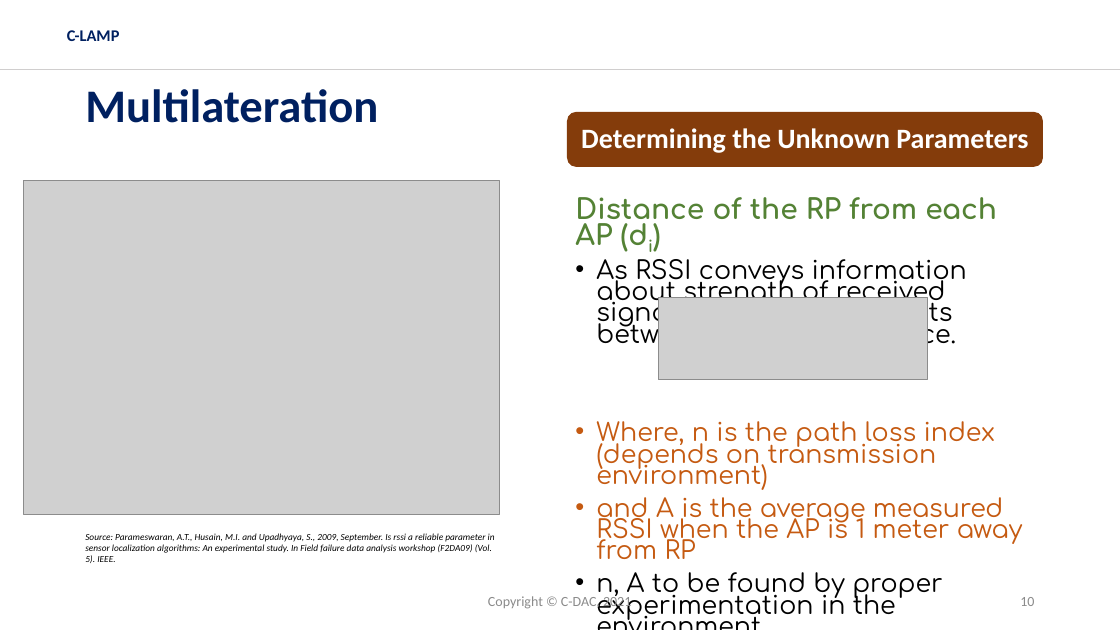
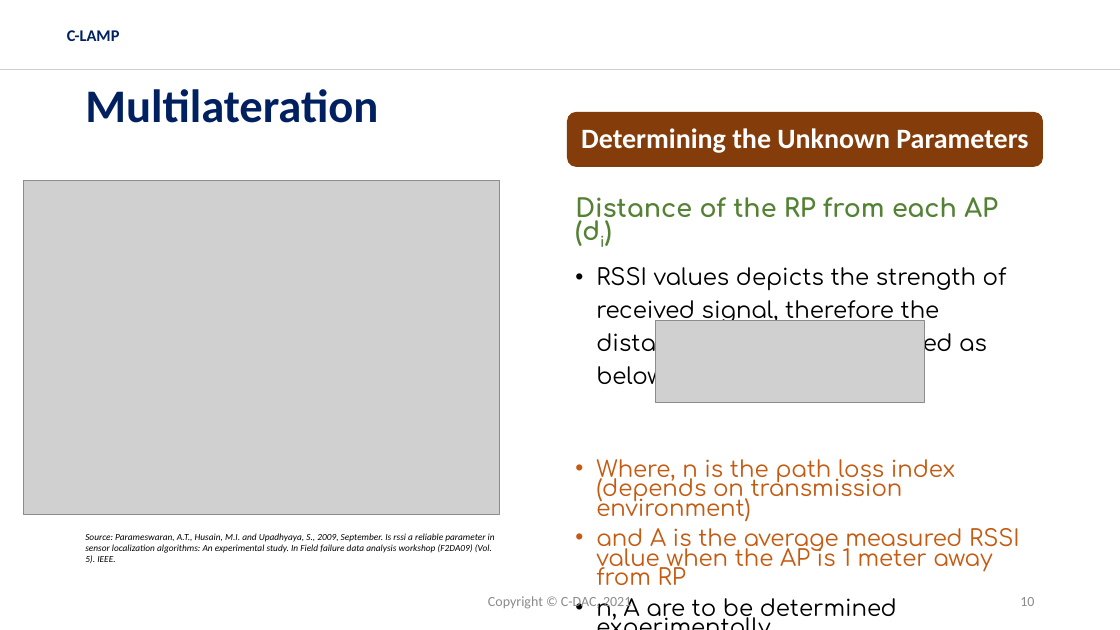
Before and after one commit to ITU-AI-ML-in-5G-Challenge/CLAMP-ML5G-PS-016, a slide deck: slide 10 of ITUT-5G-AIML-GrandFinale-CLAMP.pptx. Drawn at 1120x630 pixels with LibreOffice and Linux fonts; fonts in the diff are those of the drawing; grey boxes stand for pictures; background and template pictures are left out. Boxes give left, top, right and bottom in pixels: in the first picture for what was removed or moved away, otherwise in the second. Text is boxed around its words. In the diff, an @@ line names an element or a change of style, - is before the commit and + after.

```diff
--- a/ITUT-5G-AIML-GrandFinale-CLAMP.pptx
+++ b/ITUT-5G-AIML-GrandFinale-CLAMP.pptx
@@ text at <box>575,197,998,522</box>: size 24 to 21.7 pt in "Distance of the RP from each AP ..."; size 21.7 to 19.6 pt in "Where, n is the path loss index ..." @@
@@ text at <box>596,267,1007,390</box>: text changed; size 21.7 to 19.6 pt @@
-• As RSSI conveys information about strength of received signal, a relationship exists between RSSI and distance.
+• RSSI values depicts the strength of received signal, therefore the distance (d) can be calculated as below:
@@ picture: place and size @@
-picture at <box>659,297,928,380</box>
+picture at <box>656,321,925,403</box>
@@ text at <box>596,520,1020,622</box>: text changed; size 21.7 to 19.6 pt @@
-• and A is the average measured RSSI when the AP is 1 meter away from RP
-• n, A to be found by proper experimentation in the environment.
+• and A is the average measured RSSI value when the AP is 1 meter away from RP
+• n, A are to be determined experimentally.
```
Also in this commit, not shown: 11 other slides changed, 1 slide removed.
